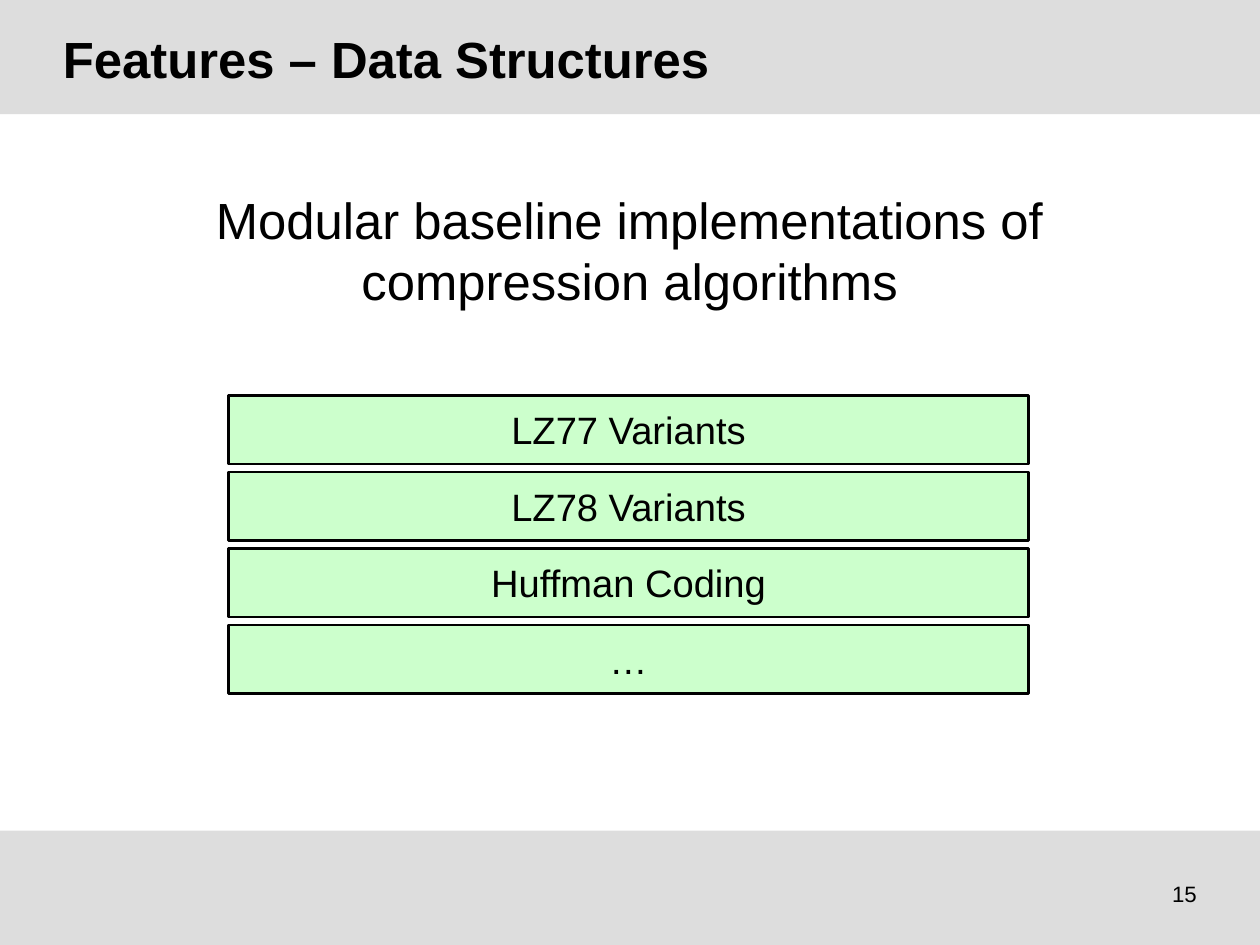
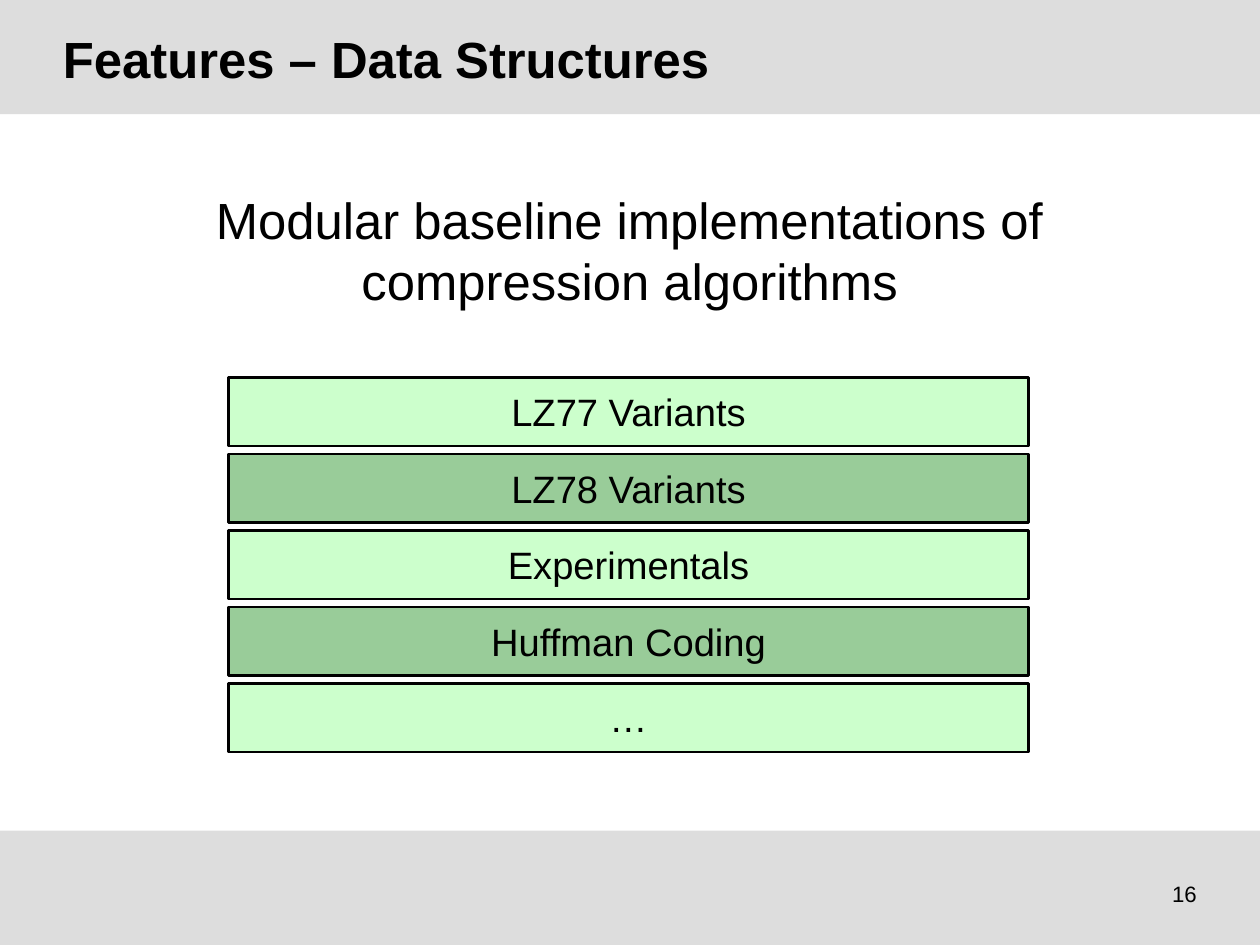
Before and after one commit to tudocomp/tudocomp, a slide deck: slide 16 of etc/presentation.odp (slide 15 before the commit). Drawn at 1260x945 pixels with LibreOffice and Linux fonts; fonts in the diff are those of the drawing; background and template pictures are left out. Boxes give left, top, right and bottom in pixels: in the first picture for what was removed or moved away, otherwise in the second. Text is boxed around its words. In the diff, an @@ line names an element or a change of style, - is before the commit and + after.

```diff
--- a/etc/presentation.odp
+++ b/etc/presentation.odp
@@ rectangle "LZ77 Variants": place and size @@
-rectangle "LZ77 Variants" at (229,396,1029,464)
+rectangle "LZ77 Variants" at (229,377,1029,446)
@@ rectangle "LZ78 Variants": place and size @@
-rectangle "LZ78 Variants" at (229,472,1029,541)
+rectangle "LZ78 Variants" at (229,454,1029,523)
@@ rectangle "LZ78 Variants" at (229,454,1029,523): fill #CCFFCC to #99CC99 @@
@@ rectangle added at (229,531,1029,599), fill #CCFFCC, outline #000000 1.5 pt, 24 pt, text #000000 @@
+Experimentals
@@ rectangle "Huffman Coding" at (229,607,1029,676): fill #CCFFCC to #99CC99 @@
@@ rectangle "Huffman Coding": place and size @@
-rectangle "Huffman Coding" at (229,549,1029,617)
+rectangle "Huffman Coding" at (229,607,1029,676)
@@ rectangle "…": place and size @@
-rectangle "…" at (229,625,1029,694)
+rectangle "…" at (229,684,1029,752)
@@ page number at (1172,886,1197,903): text changed @@
-15
+16
```
Also in this commit, not shown: 6 other slides changed, 5 slides added, 3 slides removed.
